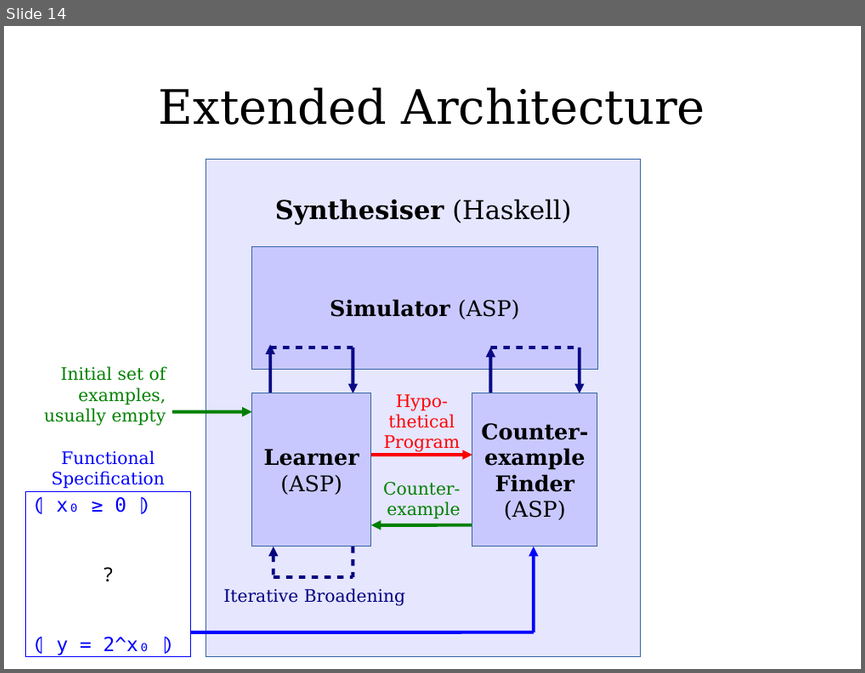
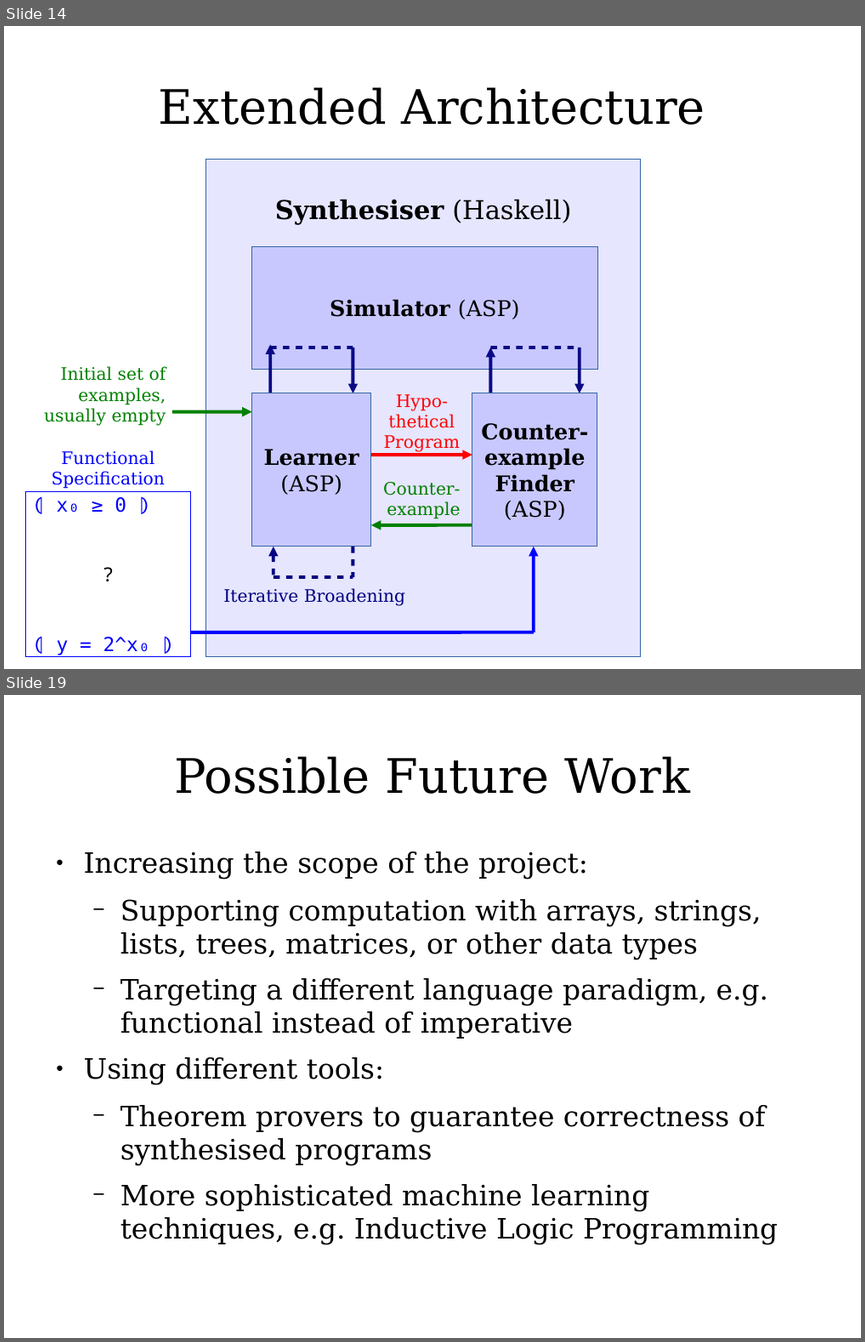
Before and after one commit to joodicator/ic-while-synth, a slide deck: docs/presentation/SoSWASP.odp. Shown one above the other, each under a label of ours: slide 14 before the commit, slides 14 and 19 after it; the slides between them are not shown. The pictures are 865x673 and 865x1342 pixels, drawn with LibreOffice and Linux fonts; fonts in the diff are those of the drawing. Boxes give left, top, right and bottom in pixels: in the first picture for what was removed or moved away, otherwise in the second. Text is boxed around its words. In the diff, an @@ line names an element or a change of style, - is before the commit and + after.

```diff
--- a/docs/presentation/SoSWASP.odp
+++ b/docs/presentation/SoSWASP.odp
@@ slide 19 added at bbox=[4, 695, 861, 1338], background #FFFFFF @@
@@ title added at bbox=[174, 756, 690, 794], 44 pt, text #000000 @@
+Possible Future Work
@@ text added at bbox=[84, 851, 778, 1244], 25.9 pt, text #000000 @@
+● Increasing the scope of the project:
+  − Supporting computation with arrays, strings, lists, trees, matrices, or other data types
+  − Targeting a different language paradigm, e.g. functional instead of imperative
+● Using different tools:
+  − Theorem provers to guarantee correctness of synthesised programs
+  − More sophisticated machine learning techniques, e.g. Inductive Logic Programming
```
Also in this commit, not shown: 6 slides changed, 4 other slides added.
